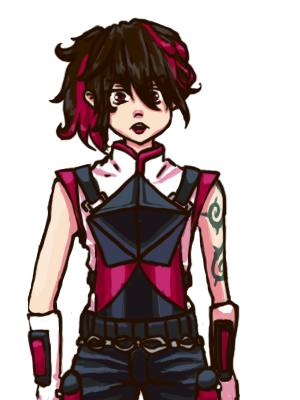
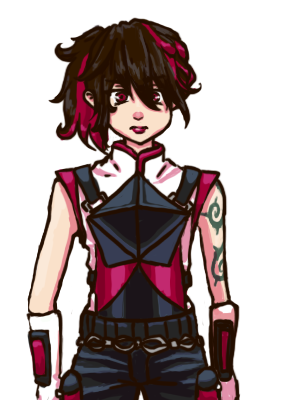
Comparing the layer stacks of the two 300 x 400 images. Changes:
painted on "Layer 10" over bbox(110, 86, 164, 135)
painted on "Layer 11" over bbox(111, 86, 160, 133)
